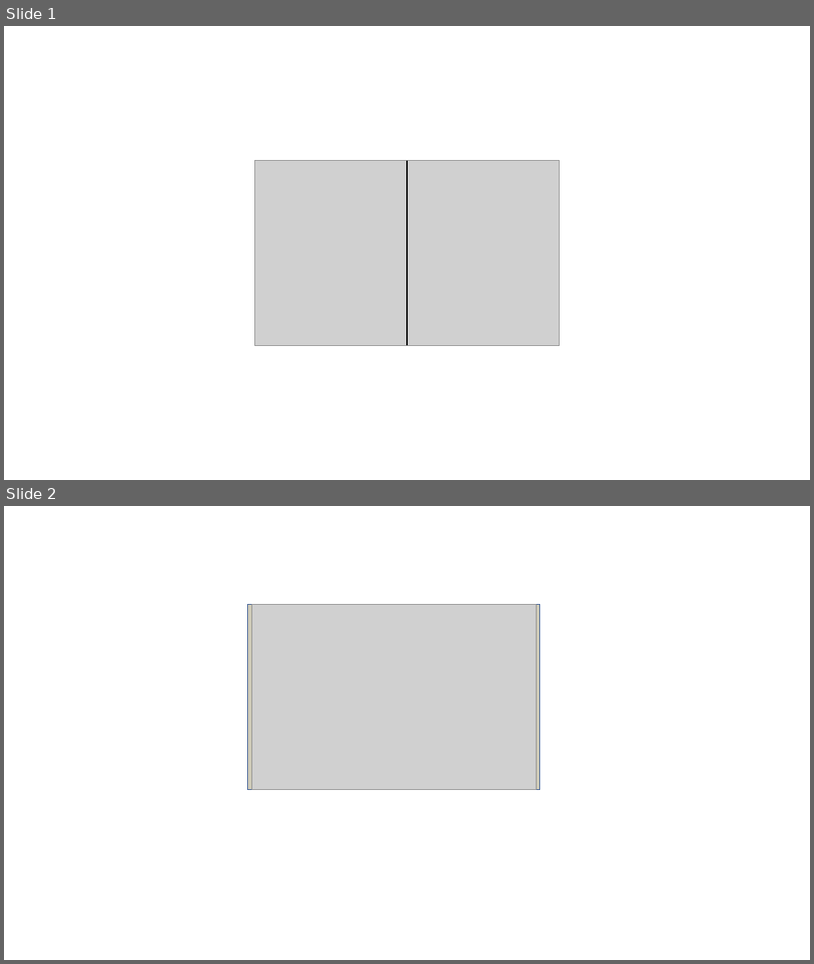
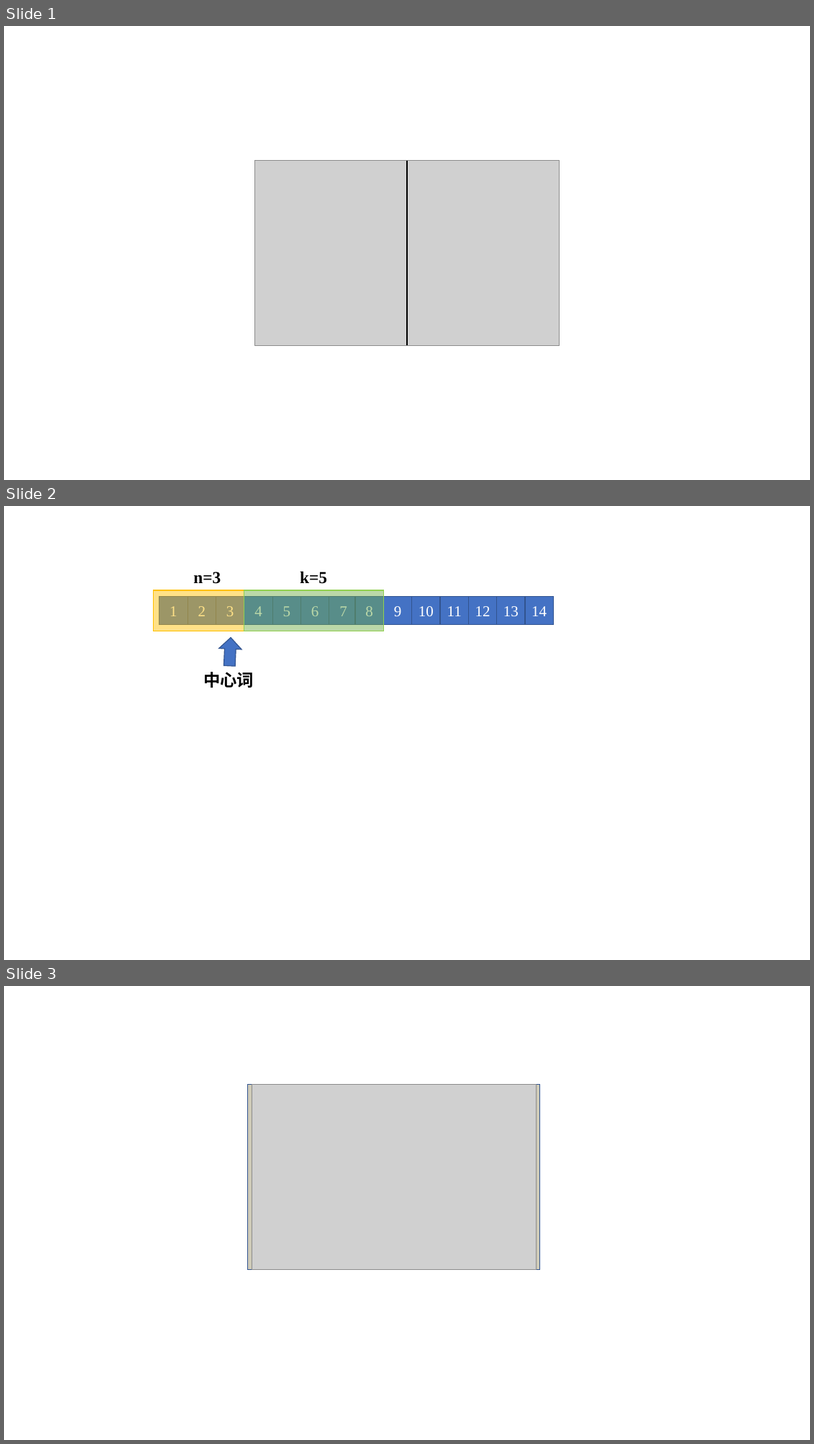
Before and after one commit to gmlyytt-YANG/img-repo, a slide deck: pictures.pptx. Shown one above the other, each under a label of ours: slides 1 and 2 before the commit, slides 1, 2 and 3 after it. The pictures are 814x964 and 814x1444 pixels, drawn with LibreOffice and Linux fonts; fonts in the diff are those of the drawing; grey boxes stand for pictures. Boxes give left, top, right and bottom in pixels: in the first picture for what was removed or moved away, otherwise in the second. Text is boxed around its words. In the diff, an @@ line names an element or a change of style, - is before the commit and + after.

```diff
--- a/pictures.pptx
+++ b/pictures.pptx
@@ slide 2 added at <box>4,506,810,960</box>, background #FFFFFF @@
@@ group added at <box>154,571,554,687</box>: 16 rectangles, 3 texts, 1 right arrow @@
+1
+2
+3
+4
+5
+6
+7
+8
+9
+10
+11
+12
+13
+14
+n=3
+k=5
+中心词
@@ what was slide 2 is now slide 3 @@
```
Also in this commit, not shown: 4 other files.
